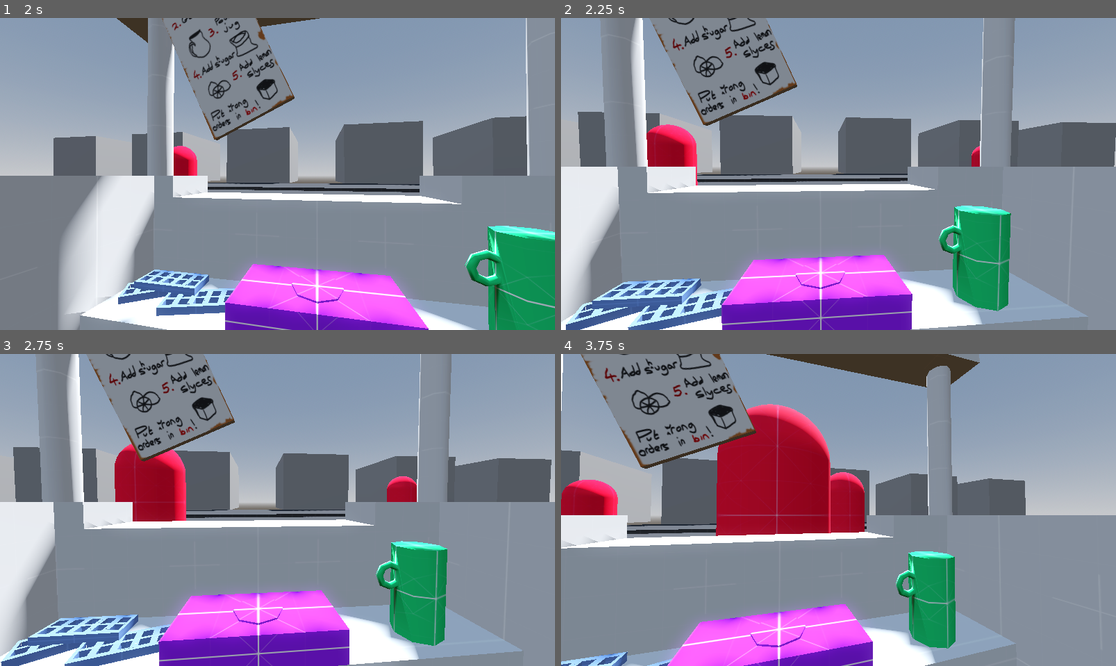
Above: before the commit, frames 1-4 (two rows, left to right).
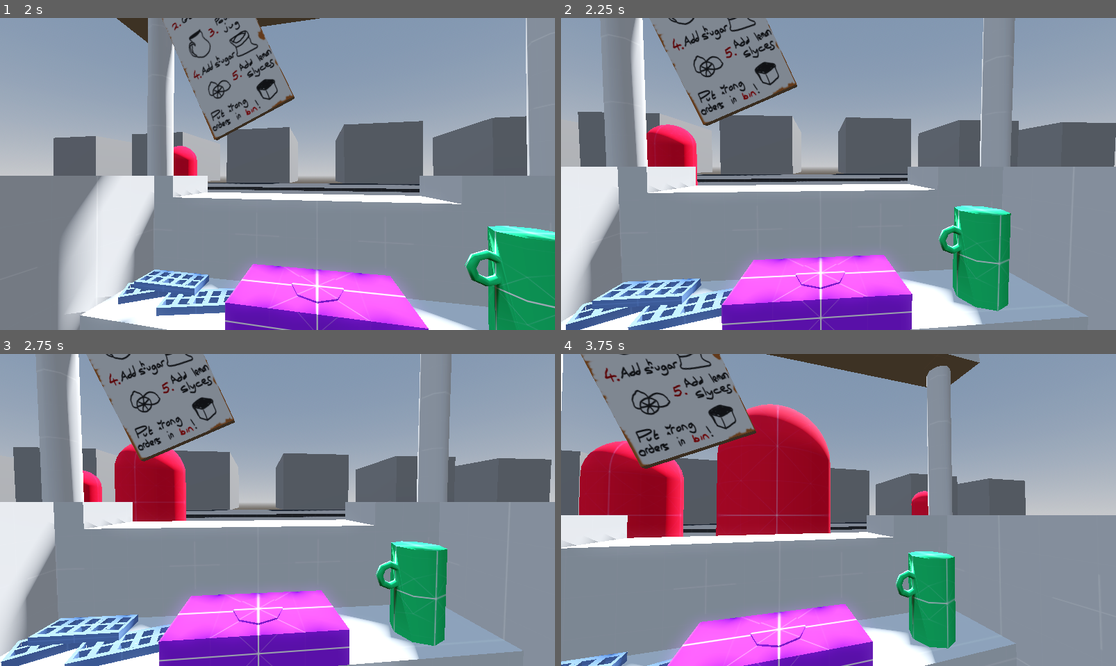
Above: after the commit, the same moments.

Repository: joshuaclarkuk/ProjectLemonade
Game: Godot game, scene res://Levels/main.tscn
Two runs of this game, one before a commit and one after it. Both use one fixed random seed, a clock stepped at 60 frames per second and the inputs below.
Inputs (mouse positions are in pixels of both pictures, inside the frame that each line leads up to):
- Up to frame 1 (2 s): tap Enter at 0.5 s; move the mouse to (305, 174) at 0.52 s; press the mouse at (305, 174) at 0.53 s; tap Space at 1.25 s; move the mouse to (249, 174) at 1.27 s; release the mouse at (249, 174) at 1.28 s; click (249, 174) at 1.35 s
- Up to frame 2 (2.25 s): move the mouse to (849, 167) at 2.02 s; press the mouse at (849, 167) at 2.03 s
- Up to frame 3 (2.75 s): no input
- Up to frame 4 (3.75 s): move the mouse to (832, 516) at 2.77 s; release the mouse at (832, 516) at 2.78 s; click (832, 516) at 2.85 s; move the mouse to (877, 513) at 3.52 s; press the mouse at (877, 513) at 3.53 s

Frame 1 is identical in both runs. In frame 2, less than 0.1% of the frame differs, in the area x 73-76%, y 40-48%; in frame 3, 0.7%; in frame 4, 5.6%, in the area x 0-67%, y 27-60%.

Commit message:
Leave Points Created
Now selects a random leave point.

About to change the be_served_drink code so saving in case I destroy it

Diff:
--- a/Levels/main.tscn
+++ b/Levels/main.tscn
@@ -111,10 +111,10 @@
 [node name="LeavePoints" type="Node3D" parent="."]
 
 [node name="LeavePointA" type="Marker3D" parent="LeavePoints"]
-transform = Transform3D(1, 0, 0, 0, 1, 0, 0, 0, 1, 55, 0, 4.5)
+transform = Transform3D(1, 0, 0, 0, 1, 0, 0, 0, 1, 55, 1, 4.5)
 
 [node name="LeavePointB" type="Marker3D" parent="LeavePoints"]
-transform = Transform3D(1, 0, 0, 0, 1, 0, 0, 0, 1, -55, 0, 4.5)
+transform = Transform3D(1, 0, 0, 0, 1, 0, 0, 0, 1, -55, 1, 4.5)
 
 [node name="ZombieSpawnTimer" type="Timer" parent="."]
 autostart = true
--- a/Scripts/Zombie/zombie.gd
+++ b/Scripts/Zombie/zombie.gd
@@ -6,6 +6,8 @@
 var queue_point_location: Vector3 = Vector3.ZERO
 var queue_point_index: int = 0
 var is_moving_to_queue_point: bool = false
+var is_moving_to_leave_point: bool = false
+var point_to_leave: Vector3 = Vector3.ZERO
 
 var requested_ingredient_list: Array[GameManager.LemonadeState] = []
 var requested_ingredient_list_dict = {}
@@ -34,6 +36,15 @@
 		move_and_slide()
 
 		if global_position.distance_squared_to(queue_point_location) < 0.01:
+			is_moving_to_queue_point = false
+
+	if is_moving_to_leave_point:
+		var direction_to_travel = (point_to_leave - global_position).normalized()
+		velocity = direction_to_travel * walk_speed
+
+		move_and_slide()
+
+		if global_position.distance_squared_to(point_to_leave) < 0.01:
 			is_moving_to_queue_point = false
 
 
@@ -84,5 +95,7 @@
 func drink_and_move_on(drink_correct: bool) -> void:
 	if drink_correct:
 		print("Drink correct, points awarded")
+		is_moving_to_leave_point = true
 	else:
 		print("Drink NOT correct, docking points")
+		is_moving_to_leave_point = true
--- a/Scripts/main.gd
+++ b/Scripts/main.gd
@@ -5,6 +5,7 @@
 @onready var zombie_manager: Node3D = $ZombieManager
 @onready var queue_points: Node3D = $QueuePoints
 @onready var spawn_points: Node3D = $SpawnPoints
+@onready var leave_points: Node3D = $LeavePoints
 @onready var zombie_spawn_timer: Timer = $ZombieSpawnTimer
 @onready var lemonade_stand: CSGBox3D = $LemonadeStand
 
@@ -13,6 +14,7 @@
 var tool_manager: ToolManager
 var spawn_points_array: Array = []
 var queue_points_array: Array[QueuePoint] = []
+var leave_points_array: Array[Marker3D] = []
 var zombies_spawned: int = 0
 var max_zombies_to_spawn: int = 0
 
@@ -29,6 +31,11 @@
 	# Populate queue points array
 	for i in queue_points.get_children():
 		queue_points_array.append(i)
+	# Populate leave points array
+	for i in leave_points.get_children():
+		leave_points_array.append(i)
+		print(i.name)
+
 	# Set queue points indices
 	for index in range(queue_points_array.size()):
 		var point = queue_points_array[index]
@@ -62,6 +69,11 @@
 	var random_spawn_index = randi_range(0, 1) # Get random spawn point
 	zombie_instance.global_position = spawn_points_array[random_spawn_index].global_position
 
+	# Determine leave point
+	var random_leave_point_index = randi_range(0, leave_points_array.size() - 1)
+	zombie_instance.point_to_leave = leave_points_array[random_leave_point_index].global_position
+	print(zombie_instance.name, ": point to leave: ", zombie_instance.point_to_leave)
+
 	# Connect drink served signal from tool manager to be served drink method of each zombie
 	tool_manager.drink_served.connect(zombie_instance.be_served_drink)
 
--- a/Zombie/zombie.tscn
+++ b/Zombie/zombie.tscn
@@ -11,7 +11,6 @@
 collision_layer = 8
 collision_mask = 0
 script = ExtResource("1_bxugx")
-walk_speed = null
 
 [node name="Collider" type="CollisionShape3D" parent="."]
 shape = SubResource("CapsuleShape3D_uhe8y")
